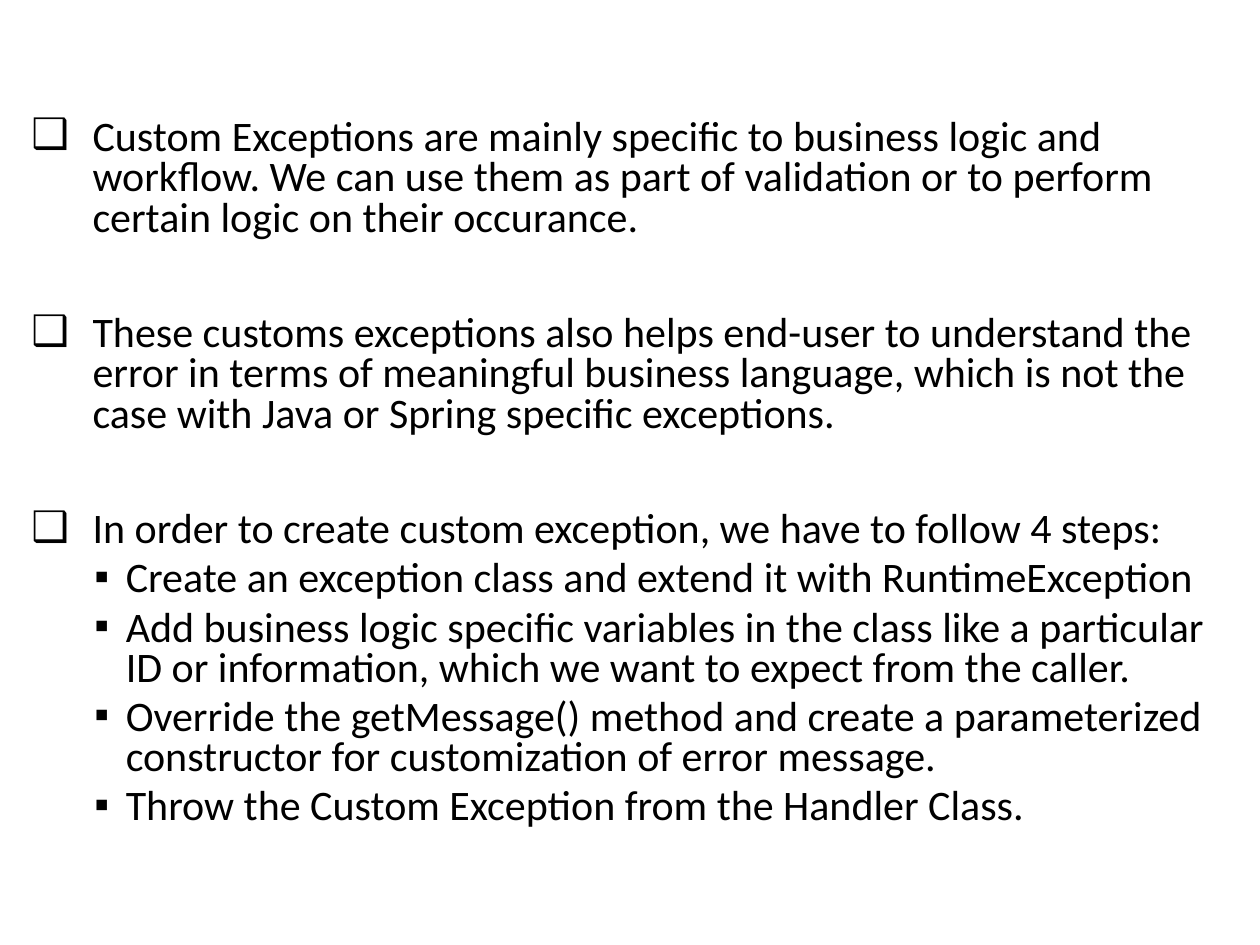
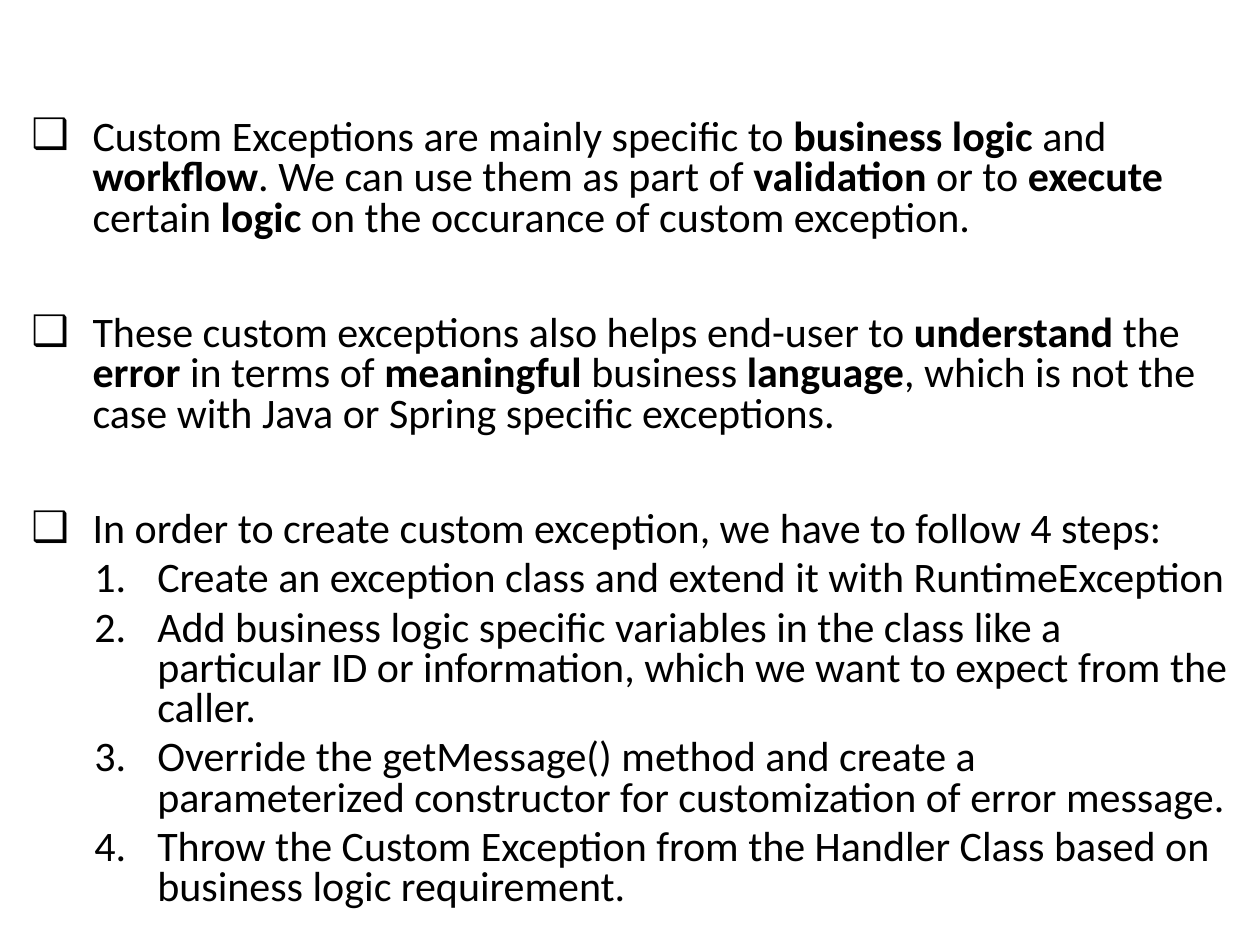
Before and after one commit to vishalrangras/spring-boot-sample, a slide deck: slide 60 of Developing with Spring Boot.pptx (slide 53 before the commit). Drawn at 1260x945 pixels with LibreOffice and Linux fonts; fonts in the diff are those of the drawing; background and template pictures are left out. Boxes give left, top, right and bottom in pixels: in the first picture for what was removed or moved away, otherwise in the second. Text is boxed around its words. In the diff, an @@ line names an element or a change of style, - is before the commit and + after.

```diff
--- a/Developing with Spring Boot.pptx
+++ b/Developing with Spring Boot.pptx
@@ text at (x1=93, y1=121, x2=1195, y2=436): text changed @@
-❑ Custom Exceptions are mainly specific to business logic and workflow. We can use them as part of validation or to perform certain logic on their occurance.
-❑ These customs exceptions also helps end-user to understand the error in terms of meaningful business language, which is not the case with Java or Spring specific exceptions.
+❑ Custom Exceptions are mainly specific to business logic and workflow. We can use them as part of validation or to execute certain logic on the occurance of custom exception.
+❑ These custom exceptions also helps end-user to understand the error in terms of meaningful business language, which is not the case with Java or Spring specific exceptions.
@@ text at (x1=157, y1=562, x2=1227, y2=820): bullet ▪ to 1. @@
@@ text at (x1=157, y1=831, x2=1209, y2=909): text changed @@
-  ▪ Throw the Custom Exception from the Handler Class.
+  4. Throw the Custom Exception from the Handler Class based on business logic requirement.
```
Also in this commit, not shown: 21 other slides changed, 19 slides added.
